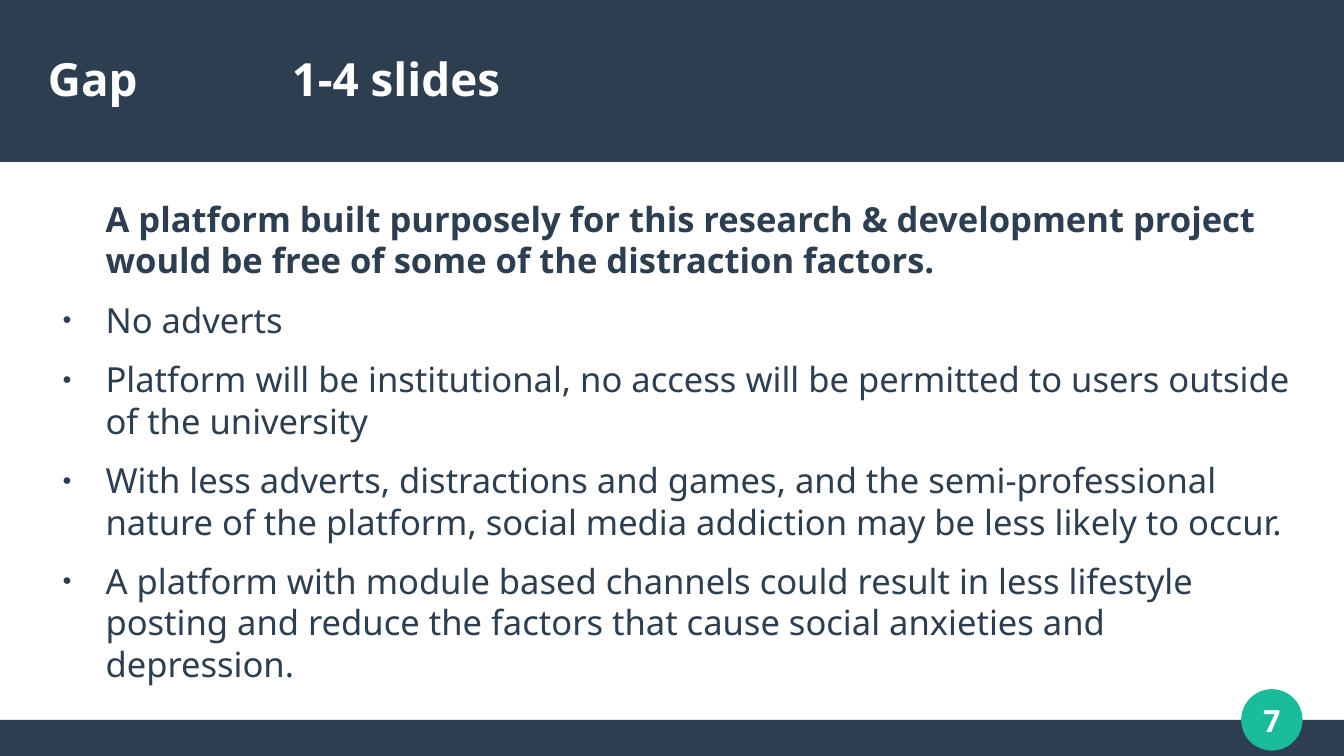
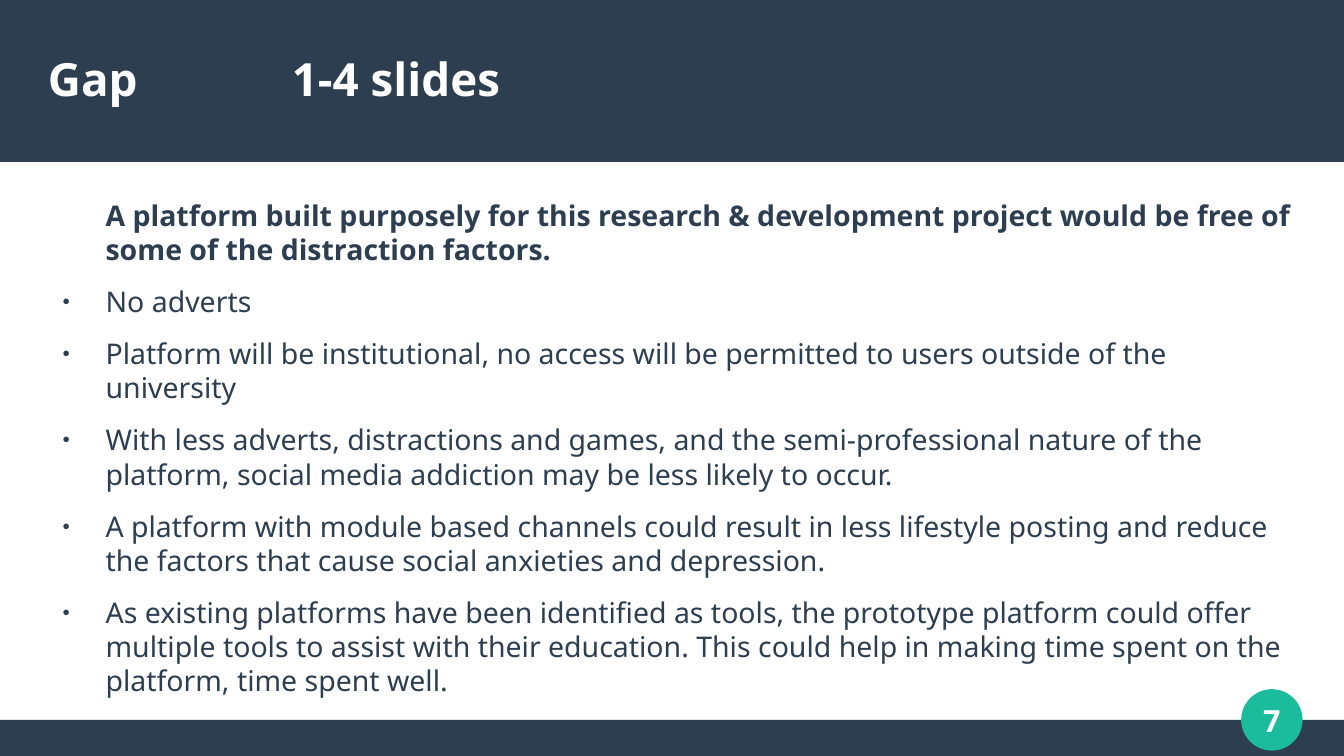
Before and after one commit to dannydaley/myUniSocial, a slide deck: slide 7 of Documentation/COMP320 PRESENTATION.odp. Drawn at 1344x756 pixels with LibreOffice and Linux fonts; fonts in the diff are those of the drawing. Boxes give left, top, right and bottom in pixels: in the first picture for what was removed or moved away, otherwise in the second. Text is boxed around its words. In the diff, an @@ line names an element or a change of style, - is before the commit and + after.

Commit message:
Added more content to the presentation, platform features list has been updated.

```diff
--- a/Documentation/COMP320 PRESENTATION.odp
+++ b/Documentation/COMP320 PRESENTATION.odp
@@ text at [106,204,1290,578]: size 20.4 to 16.8 pt in "A platform built purposely for this research ...", "No adverts", "Platform will be institutional, no access will ...", "With less adverts, distractions and games, and ..." and 1 more places @@
@@ text at [106,601,1281,698]: paragraph added @@
+● As existing platforms have been identified as tools, the prototype platform could offer multiple tools to assist with their education. This could help in making time spent on the platform, time spent well.
```
Also in this commit, not shown: 5 other slides changed, 2 slides added, 1 slide removed, 1 other file.
